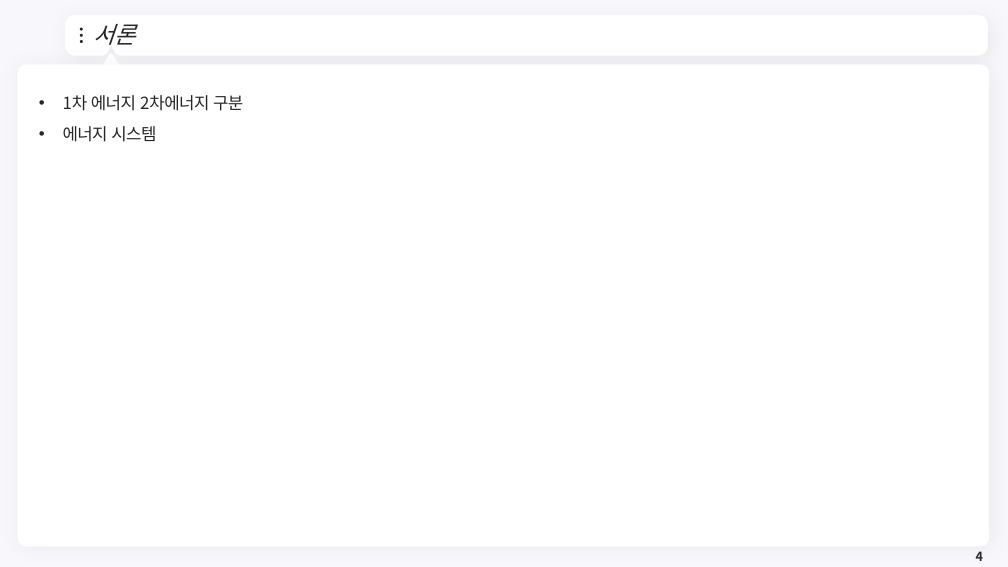
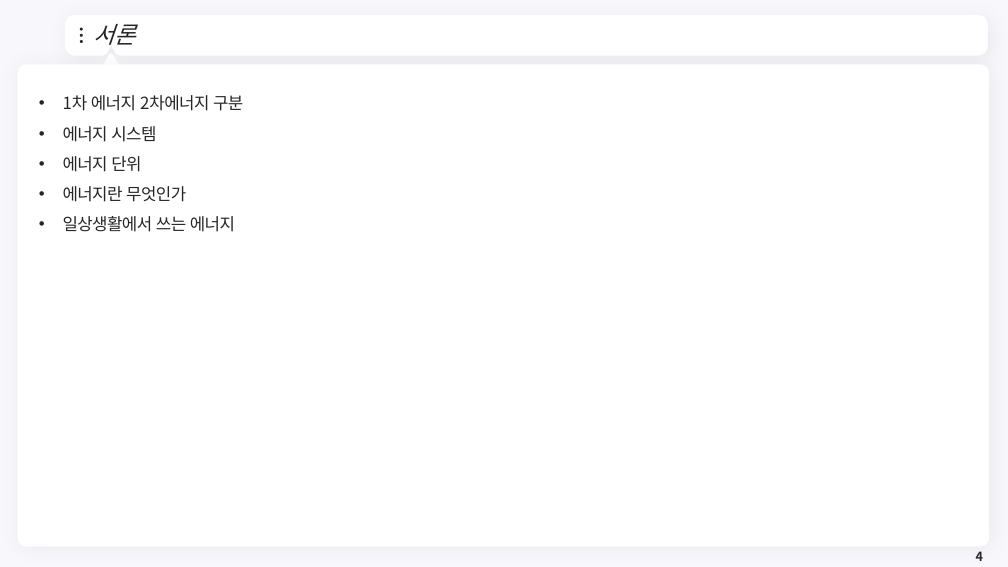
Before and after one commit to meandthey/Teaching, a slide deck: slide 4 of 에너지경제학/자원에너지경제학_Chapter_1.pptx. Drawn at 1008x567 pixels with LibreOffice and Linux fonts; fonts in the diff are those of the drawing; background and template pictures are left out. Boxes give left, top, right and bottom in pixels: in the first picture for what was removed or moved away, otherwise in the second. Text is boxed around its words. In the diff, an @@ line names an element or a change of style, - is before the commit and + after.

```diff
--- a/에너지경제학/자원에너지경제학_Chapter_1.pptx
+++ b/에너지경제학/자원에너지경제학_Chapter_1.pptx
@@ text at (63,156,235,232): paragraphs added @@
+• 에너지 단위
+• 에너지란 무엇인가
+• 일상생활에서 쓰는 에너지
```
Also in this commit, not shown: 1 slide added, 1 slide removed, 2 other files.
